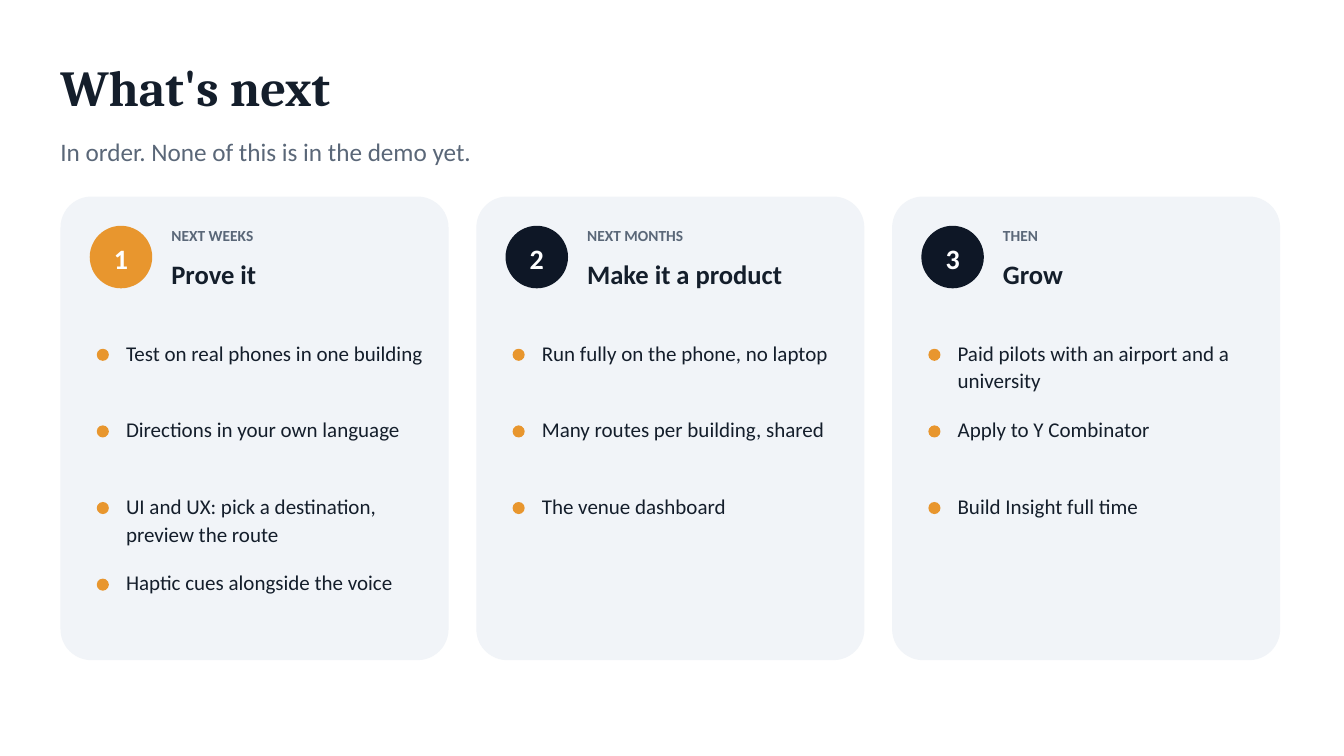
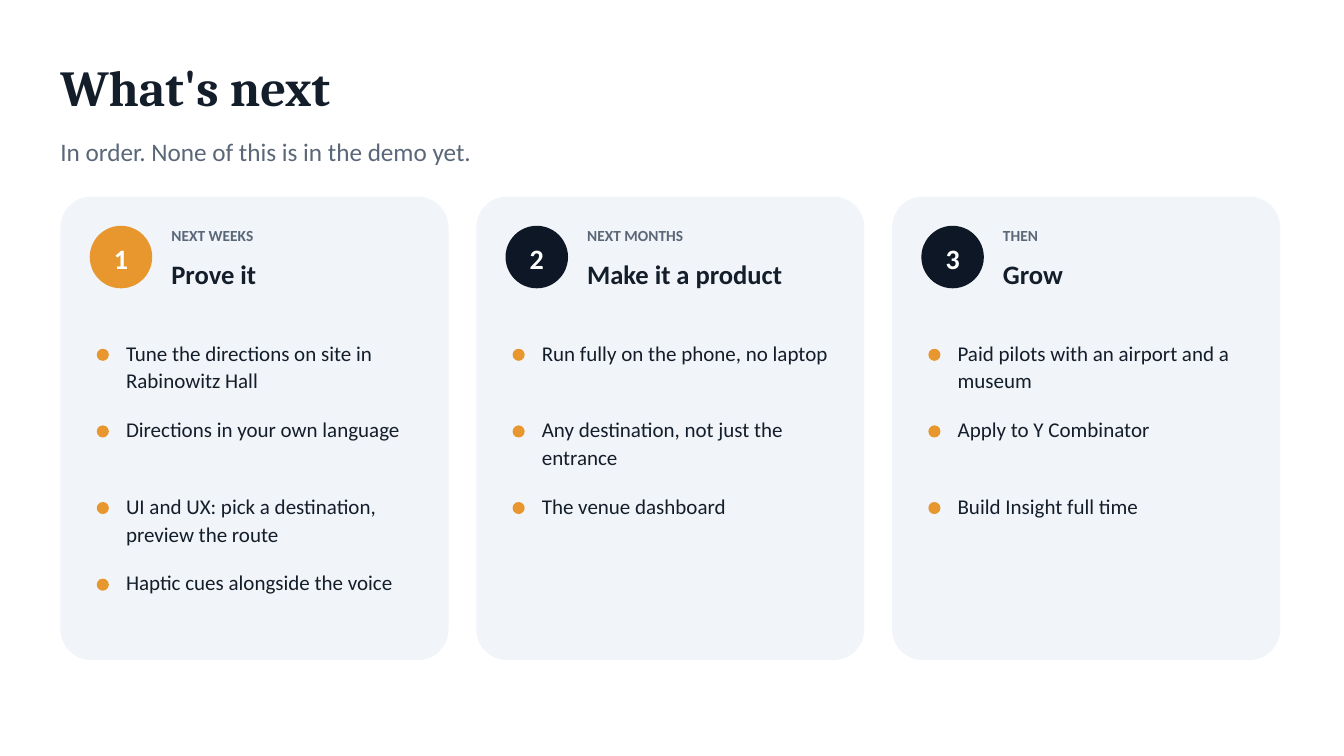
Before and after one commit to epicgdog/blindsight, a slide deck: slide 10 of slides/insight.pptx (slide 12 before the commit). Drawn at 1344x756 pixels with LibreOffice and Linux fonts; fonts in the diff are those of the drawing. Boxes give left, top, right and bottom in pixels: in the first picture for what was removed or moved away, otherwise in the second. Text is boxed around its words. In the diff, an @@ line names an element or a change of style, - is before the commit and + after.

```diff
--- a/slides/insight.pptx
+++ b/slides/insight.pptx
@@ text at (126, 346, 372, 388): text changed @@
-Test on real phones in one building
+Tune the directions on site in Rabinowitz Hall
@@ text at (958, 346, 1229, 388): text changed @@
-Paid pilots with an airport and a university
+Paid pilots with an airport and a museum
@@ text at (542, 422, 782, 465): text changed @@
-Many routes per building, shared
+Any destination, not just the entrance
```
Also in this commit, not shown: 6 other slides changed, 2 slides added, 5 slides removed, 3 other files.
